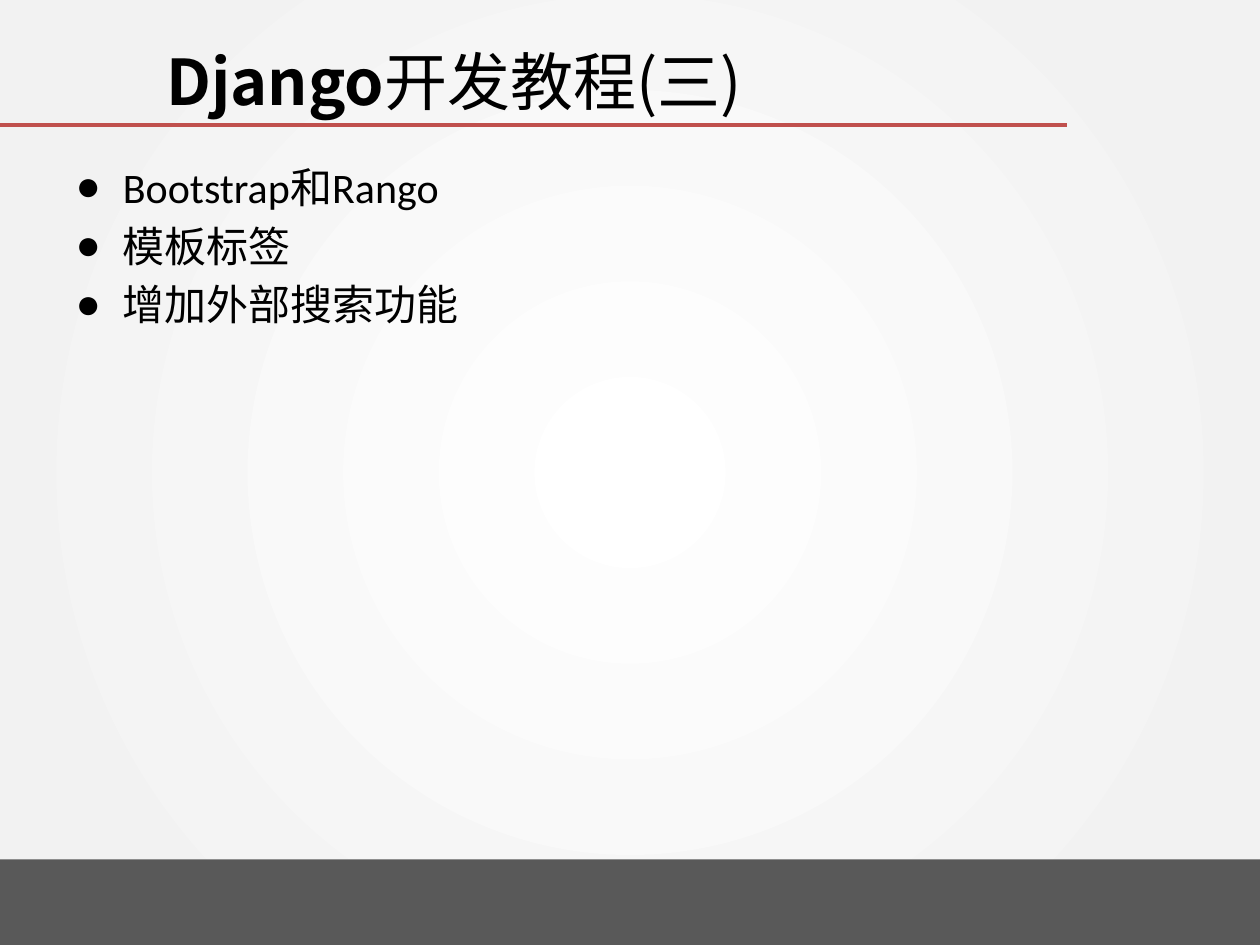
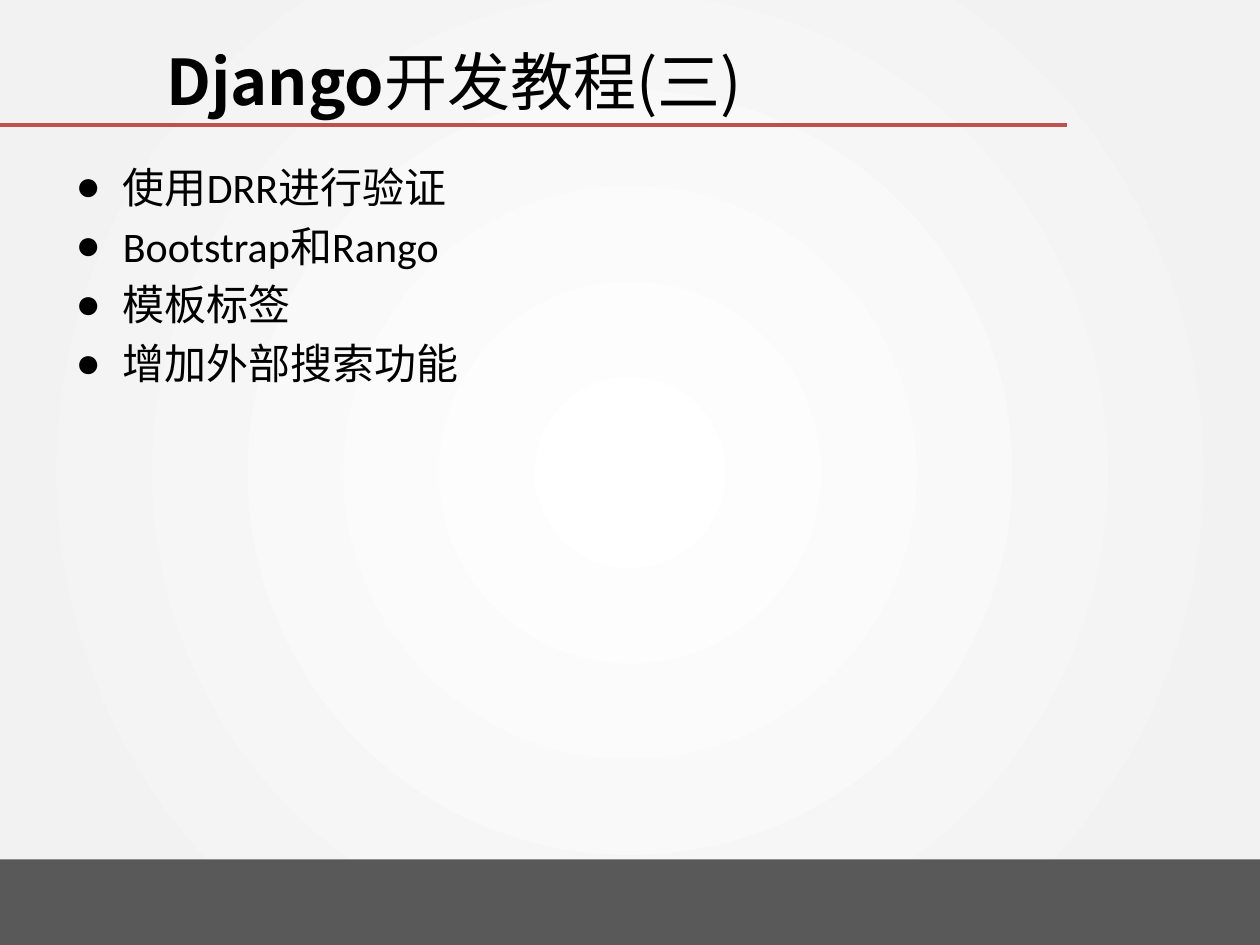
Before and after one commit to wangjin0818/Creative_Experiment, a slide deck: slide 2 of week 10/Tango with Django - III.pptx. Drawn at 1260x945 pixels with LibreOffice and Linux fonts; fonts in the diff are those of the drawing; background and template pictures are left out. Boxes give left, top, right and bottom in pixels: in the first picture for what was removed or moved away, otherwise in the second. Text is boxed around its words. In the diff, an @@ line names an element or a change of style, - is before the commit and + after.

```diff
--- a/week 10/Tango with Django - III.pptx
+++ b/week 10/Tango with Django - III.pptx
@@ text at [123, 167, 446, 207]: paragraph added @@
+● 使用DRR进行验证
```
Also in this commit, not shown: 1 other slide changed, 34 slides added, 1 slide removed, 4 other files.
